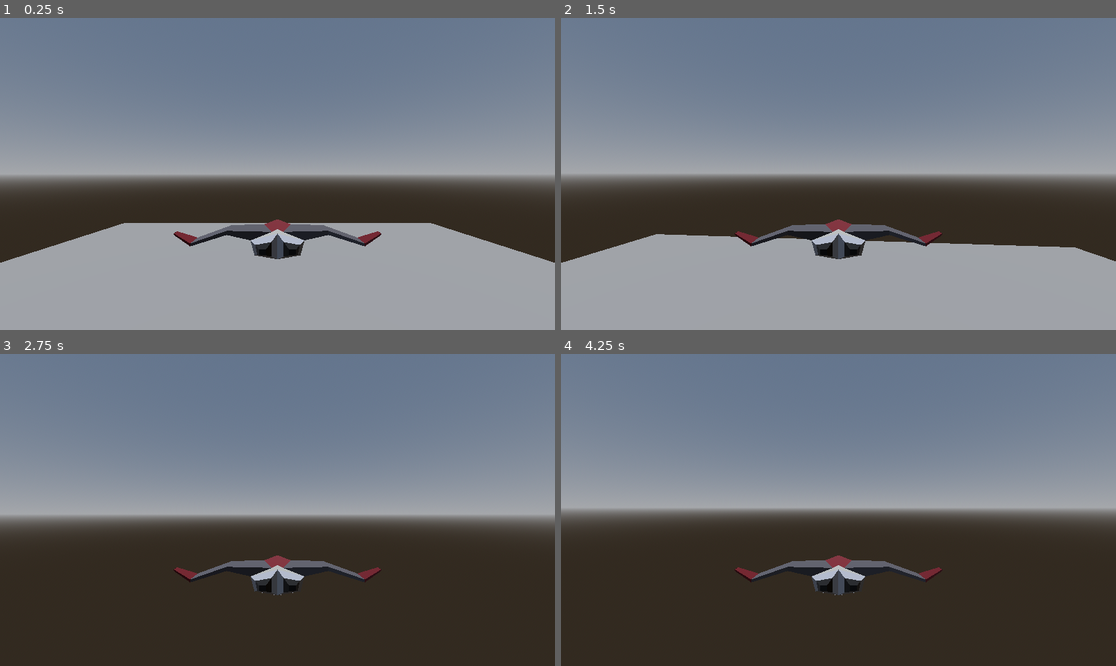
Above: before the commit, frames 1-4 (two rows, left to right).
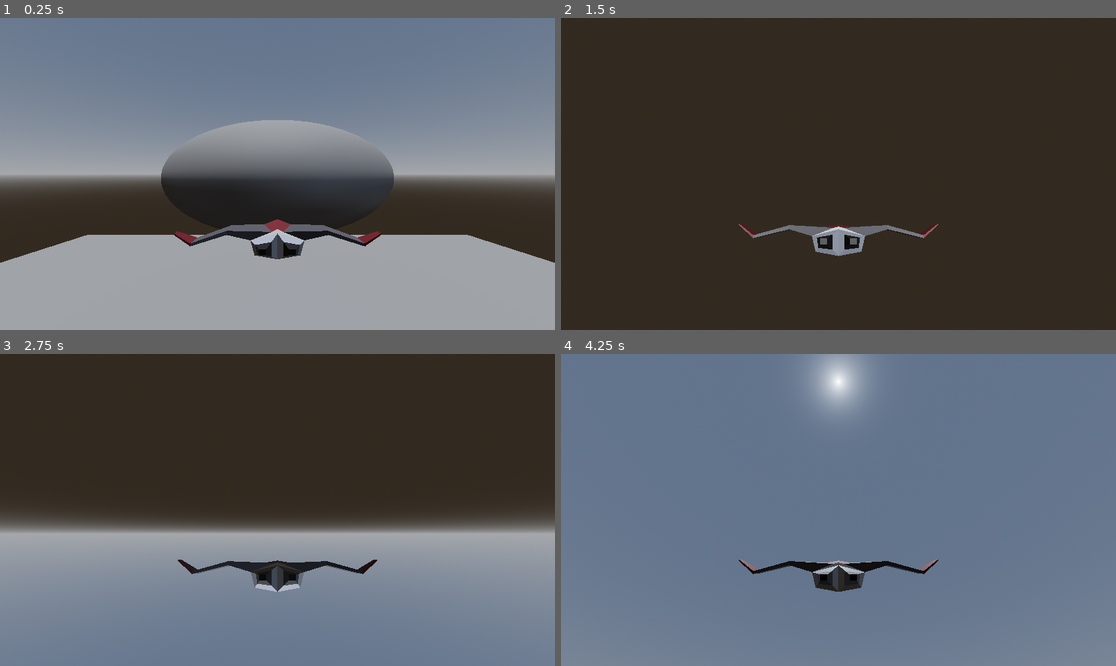
Above: after the commit, the same moments.

Repository: jonathaneeckhout/operationmothership
Game: Godot game, scene res://scenes/main/main.tscn
The game is run twice, just before and just after one commit, with the same random seed, the same clock (stepped at 60 frames per second) and the same inputs.
Inputs (mouse positions are in pixels of both pictures, inside the frame that each line leads up to):
- Up to frame 1 (0.25 s): no input
- Up to frame 2 (1.5 s): move the mouse to (866, 174) at 0.52 s; hold W (move_up) from 0.53 s (still down); move the mouse to (810, 174) at 1.27 s
- Up to frame 3 (2.75 s): keep holding W (move_up); move the mouse to (288, 503) at 2.02 s
- Up to frame 4 (4.25 s): keep holding W (move_up); move the mouse to (832, 516) at 2.77 s; move the mouse to (877, 513) at 3.52 s

The runs differ from the first frame. In frame 1, 7.2% of the frame differs, in the area x 3-97%, y 32-78%; in frame 2, 83%; in frame 3, 98%, in the area x 0-100%, y 0-100%; in frame 4, 70%.

Commit message:
make movement more like spaceship

Diff:
--- a/operationmothership/project.godot
+++ b/operationmothership/project.godot
@@ -34,12 +34,32 @@
 }
 move_left={
 "deadzone": 0.2,
-"events": [Object(InputEventKey,"resource_local_to_scene":fa …(140 unchanged characters)… d":false,"keycode":0,"physical_keycode":65,"key_label":0,"unicode":97,"location":0,"echo":false,"script":null)
+"events": [Object(InputEventKey,"resource_local_to_scene":fa …(140 unchanged characters)… d":false,"keycode":0,"physical_keycode":81,"key_label":0,"unicode":113,"location":0,"echo":false,"script":null)
 ]
 }
 move_right={
 "deadzone": 0.2,
+"events": [Object(InputEventKey,"resource_local_to_scene":false,"resource_name":"","device":-1,"window_id":0,"alt_pressed":false,"shift_pressed":false,"ctrl_pressed":false,"meta_pressed":false,"pressed":false,"keycode":0,"physical_keycode":69,"key_label":0,"unicode":101,"location":0,"echo":false,"script":null)
+]
+}
+roll_left={
+"deadzone": 0.2,
+"events": [Object(InputEventKey,"resource_local_to_scene":false,"resource_name":"","device":-1,"window_id":0,"alt_pressed":false,"shift_pressed":false,"ctrl_pressed":false,"meta_pressed":false,"pressed":false,"keycode":0,"physical_keycode":65,"key_label":0,"unicode":97,"location":0,"echo":false,"script":null)
+]
+}
+roll_right={
+"deadzone": 0.2,
 "events": [Object(InputEventKey,"resource_local_to_scene":false,"resource_name":"","device":-1,"window_id":0,"alt_press …(192 unchanged characters)…
+]
+}
+speed_up={
+"deadzone": 0.2,
+"events": [Object(InputEventKey,"resource_local_to_scene":false,"resource_name":"","device":-1,"window_id":0,"alt_pressed":false,"shift_pressed":false,"ctrl_pressed":false,"meta_pressed":false,"pressed":false,"keycode":0,"physical_keycode":4194325,"key_label":0,"unicode":0,"location":0,"echo":false,"script":null)
+]
+}
+speed_down={
+"deadzone": 0.2,
+"events": [Object(InputEventKey,"resource_local_to_scene":false,"resource_name":"","device":-1,"window_id":0,"alt_pressed":false,"shift_pressed":false,"ctrl_pressed":false,"meta_pressed":false,"pressed":false,"keycode":0,"physical_keycode":4194326,"key_label":0,"unicode":0,"location":0,"echo":false,"script":null)
 ]
 }
 
--- a/operationmothership/scenes/player/player.gd
+++ b/operationmothership/scenes/player/player.gd
@@ -1,48 +1,84 @@
 extends CharacterBody3D
 
-@export var max_speed := 50.0
-@export var acceleration := 1.0
-@export var deceleration := 2.0
-@export var mouse_sensitivity := 0.002
-@export var turn_speed := 5.0
+@export var max_speed := 100.0
+@export var min_speed := 0.0
+@export var acceleration := 25.0
+@export var deceleration := 20.0
+@export var afterburner_multiplier := 1.5
+@export var current_speed := 50.0
 
-var current_velocity := Vector3.ZERO
+@export var yaw_speed := 1.5
+@export var pitch_speed := 1.5
+@export var roll_speed := 2.5
 
-var yaw := 0.0
-var pitch := 0.0
-var roll := 0.0
+@export var speed_lerp_speed := 100
+@export var rotation_lerp_speed := 5.0
 
-func _ready():
+
+@onready var plane_mesh := $Model
+
+var pitch_input := 0.0
+var yaw_input := 0.0
+var roll_input := 0.0
+
+var pitch_smoothed := 0.0
+var yaw_smoothed := 0.0
+var roll_smoothed := 0.0
+
+func _ready() -> void:
 	Input.set_mouse_mode(Input.MOUSE_MODE_CAPTURED)
 
-func _unhandled_input(event):
-	if event is InputEventMouseMotion:
-		yaw -= event.relative.x * mouse_sensitivity
-		pitch -= event.relative.y * mouse_sensitivity
+func _physics_process(delta: float) -> void:
+	handle_input()
+	update_speed(delta)
+	apply_rotation(delta)
+	update_movement()
 
-func _physics_process(delta):
-	rotation = Vector3(pitch, yaw, roll)
+func handle_input():
+	pitch_input = Input.get_axis("move_up", "move_down")
 
-	var input_dir = Vector3.ZERO
-	var forward = -transform.basis.z
-	var right = transform.basis.x
+	yaw_input = Input.get_axis("move_left", "move_right")
+	# Get roll (A/D)
+	roll_input = Input.get_axis("roll_left", "roll_right")
 
-	if Input.is_action_pressed("move_up"):
-		input_dir += forward
-	if Input.is_action_pressed("move_down"):
-		input_dir -= forward
-	if Input.is_action_pressed("move_left"):
-		input_dir -= right
-	if Input.is_action_pressed("move_right"):
-		input_dir += right
+func update_speed(delta: float):
+	var target_speed = current_speed
+	if Input.is_action_pressed("speed_up"):
+		target_speed += acceleration * delta
+	elif Input.is_action_pressed("speed_down"):
+		target_speed -= deceleration * delta
 
-	input_dir = input_dir.normalized()
+	# Clamp base speed
+	target_speed = clamp(target_speed, min_speed, max_speed)
 
-	var target_velocity = input_dir * max_speed
-	if input_dir != Vector3.ZERO:
-		current_velocity = current_velocity.lerp(target_velocity, acceleration * delta)
-	else:
-		current_velocity = current_velocity.lerp(Vector3.ZERO, deceleration * delta)
+	current_speed = lerp(current_speed, target_speed, delta * 100)
 
-	velocity = current_velocity
+func apply_rotation(delta: float):
+	# Target rotation deltas
+	var target_pitch = -pitch_input * pitch_speed
+	var target_yaw = -yaw_input * yaw_speed
+	var target_roll = roll_input * roll_speed
+
+	# Smooth (lerp) the inputs
+	pitch_smoothed = lerp(pitch_smoothed, target_pitch, rotation_lerp_speed * delta)
+	yaw_smoothed = lerp(yaw_smoothed, target_yaw, rotation_lerp_speed * delta)
+	roll_smoothed = lerp(roll_smoothed, target_roll, rotation_lerp_speed * delta)
+
+	# Apply in plane-relative space
+	rotate_object_local(Vector3.RIGHT, pitch_smoothed * delta)
+	rotate_object_local(Vector3.UP, yaw_smoothed * delta)
+	rotate_object_local(Vector3.BACK, roll_smoothed * delta)
+
+	# Lean the plane mesh visually (tilt feedback for all axes)
+	var target_mesh_pitch = deg_to_rad(clamp(pitch_input, -1, 1) * 15.0)
+	var target_mesh_yaw = deg_to_rad(clamp(yaw_input, -1, 1) * 10.0)
+	var target_mesh_roll = deg_to_rad(clamp(roll_input, -1, 1) * 30.0)
+
+	plane_mesh.rotation.x = lerp_angle(plane_mesh.rotation.x, -target_mesh_pitch, delta * 5.0)
+	plane_mesh.rotation.y = lerp_angle(plane_mesh.rotation.y, -target_mesh_yaw, delta * 5.0)
+	plane_mesh.rotation.z = lerp_angle(plane_mesh.rotation.z, target_mesh_roll, delta * 5.0)
+
+
+func update_movement():
+	velocity = global_transform.basis.z * current_speed
 	move_and_slide()
--- a/operationmothership/scenes/player/player.tscn
+++ b/operationmothership/scenes/player/player.tscn
@@ -12,7 +12,6 @@
 shape = SubResource("CapsuleShape3D_x7p2l")
 
 [node name="Model" parent="." instance=ExtResource("1_8afob")]
-transform = Transform3D(-1, 0, -8.74228e-08, 0, 1, 0, 8.74228e-08, 0, -1, 0, 0, 0)
 
 [node name="Camera3D" type="Camera3D" parent="."]
-transform = Transform3D(1, 0, 0, 0, 1, 0, 0, 0, 1, 0, 6, 16)
+transform = Transform3D(-1, 0, -8.74228e-08, 0, 1, 0, 8.74228e-08, 0, -1, 0, 6, -16)
--- /dev/null
+++ b/operationmothership/scenes/projectiles/lazer/lazer.tscn
@@ -0,0 +1,20 @@
+[gd_scene load_steps=3 format=3 uid="uid://b20pytb2alsy2"]
+
+[sub_resource type="StandardMaterial3D" id="StandardMaterial3D_dd60r"]
+albedo_color = Color(0.192157, 0.729412, 0.211765, 1)
+metallic = 1.0
+roughness = 0.4
+emission_enabled = true
+emission = Color(1, 1, 1, 1)
+emission_energy_multiplier = 0.2
+
+[sub_resource type="CapsuleMesh" id="CapsuleMesh_r7tvf"]
+material = SubResource("StandardMaterial3D_dd60r")
+radius = 0.01
+height = 0.1
+
+[node name="Lazer" type="Node3D"]
+
+[node name="MeshInstance3D" type="MeshInstance3D" parent="."]
+transform = Transform3D(1, 0, 0, 0, -4.37114e-08, -1, 0, 1, -4.37114e-08, 0, 0, 0)
+mesh = SubResource("CapsuleMesh_r7tvf")
